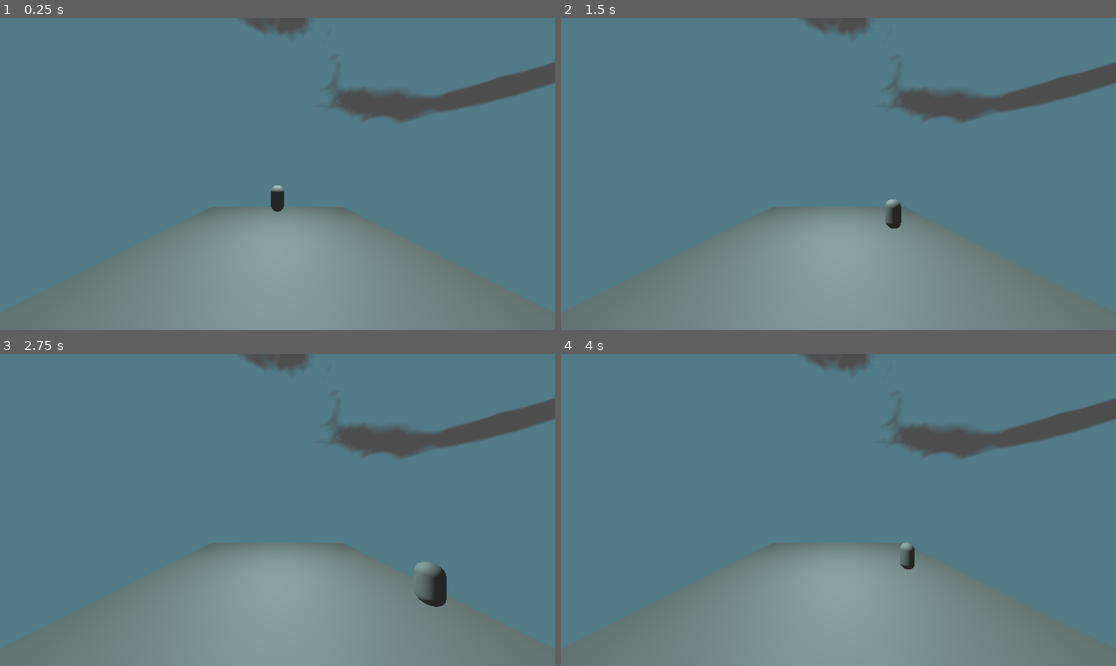
Above: before the commit, frames 1-4 (two rows, left to right).
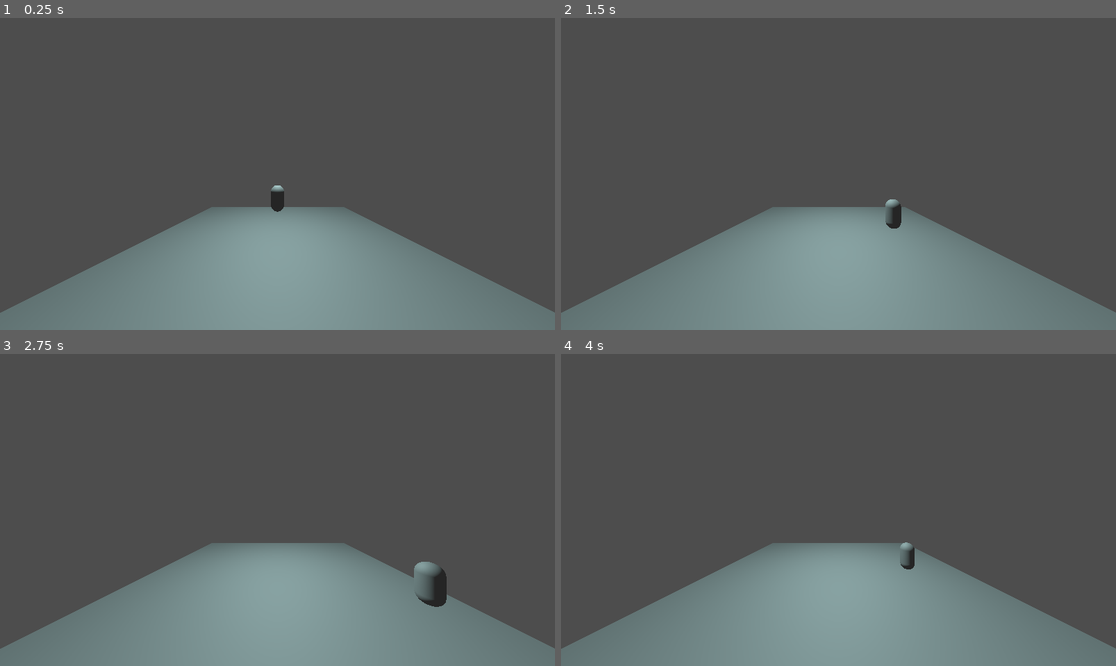
Above: after the commit, the same moments.

Repository: Chaipo-arch/testGodot
Game: Godot game, scene res://Scene/terrain.tscn
The game is run twice, just before and just after one commit, with the same random seed, the same clock (stepped at 60 frames per second) and the same inputs.
Inputs:
- Up to frame 1 (0.25 s): no input
- Up to frame 2 (1.5 s): tap Enter (ui_accept) at 0.5, 0.77 s; hold Right (ui_right) 0.53-1.28 s; hold Down (ui_down) from 1.28 s (still down)
- Up to frame 3 (2.75 s): tap Enter (ui_accept) at 1.52 s; release Down (ui_down) at 2.03 s; hold Right (ui_right) from 2.03 s (still down)
- Up to frame 4 (4 s): release Right (ui_right) at 2.78 s; hold Up (ui_up) 2.78-3.53 s; tap Enter (ui_accept) at 3.02, 3.77 s; hold Left (ui_left) from 3.53 s (still down)

The runs differ from the first frame. In frame 1, 70% of the frame differs, in the area x 0-100%, y 0-95%; in frame 2, 70%; in frame 3, 70%; in frame 4, 70%.

Commit message:
raquette

Diff:
--- a/Scene/terrain.tscn
+++ b/Scene/terrain.tscn
@@ -10,29 +10,6 @@
 
 [sub_resource type="Environment" id="Environment_mk82u"]
 ambient_light_color = Color(0.301961, 0.831373, 0.788235, 1)
-
-[sub_resource type="SphereMesh" id="SphereMesh_7l44d"]
-
-[sub_resource type="FastNoiseLite" id="FastNoiseLite_bv48k"]
-noise_type = 5
-frequency = 0.0074
-offset = Vector3(-111.11, 0, 0)
-fractal_type = 3
-
-[sub_resource type="NoiseTexture2D" id="NoiseTexture2D_8lp6p"]
-in_3d_space = true
-seamless = true
-seamless_blend_skirt = 0.263
-noise = SubResource("FastNoiseLite_bv48k")
-
-[sub_resource type="StandardMaterial3D" id="StandardMaterial3D_r0vpu"]
-transparency = 4
-vertex_color_use_as_albedo = true
-albedo_color = Color(0.639216, 0.85098, 0.937255, 1)
-albedo_texture = SubResource("NoiseTexture2D_8lp6p")
-albedo_texture_msdf = true
-normal_enabled = true
-texture_repeat = false
 
 [sub_resource type="SphereMesh" id="SphereMesh_6rq6q"]
 
@@ -72,14 +49,6 @@
 [node name="WorldEnvironment" type="WorldEnvironment" parent="."]
 environment = SubResource("Environment_mk82u")
 
-[node name="CSGMesh3D" type="CSGMesh3D" parent="."]
-transform = Transform3D(100, 0, 0, 0, 100, 0, 0, 0, 100, 0, 10.747, 0)
-operation = 1
-snap = 1e-06
-flip_faces = true
-mesh = SubResource("SphereMesh_7l44d")
-material = SubResource("StandardMaterial3D_r0vpu")
-
 [node name="OmniLight3D" type="OmniLight3D" parent="."]
 transform = Transform3D(1, 0, 0, 0, 1, 0, 0, 0, 1, 0, 10.747, 0)
 light_color = Color(0.831373, 1, 1, 1)
Not shown: 1 places in Scene/terrain.tscn that only renumber resources
